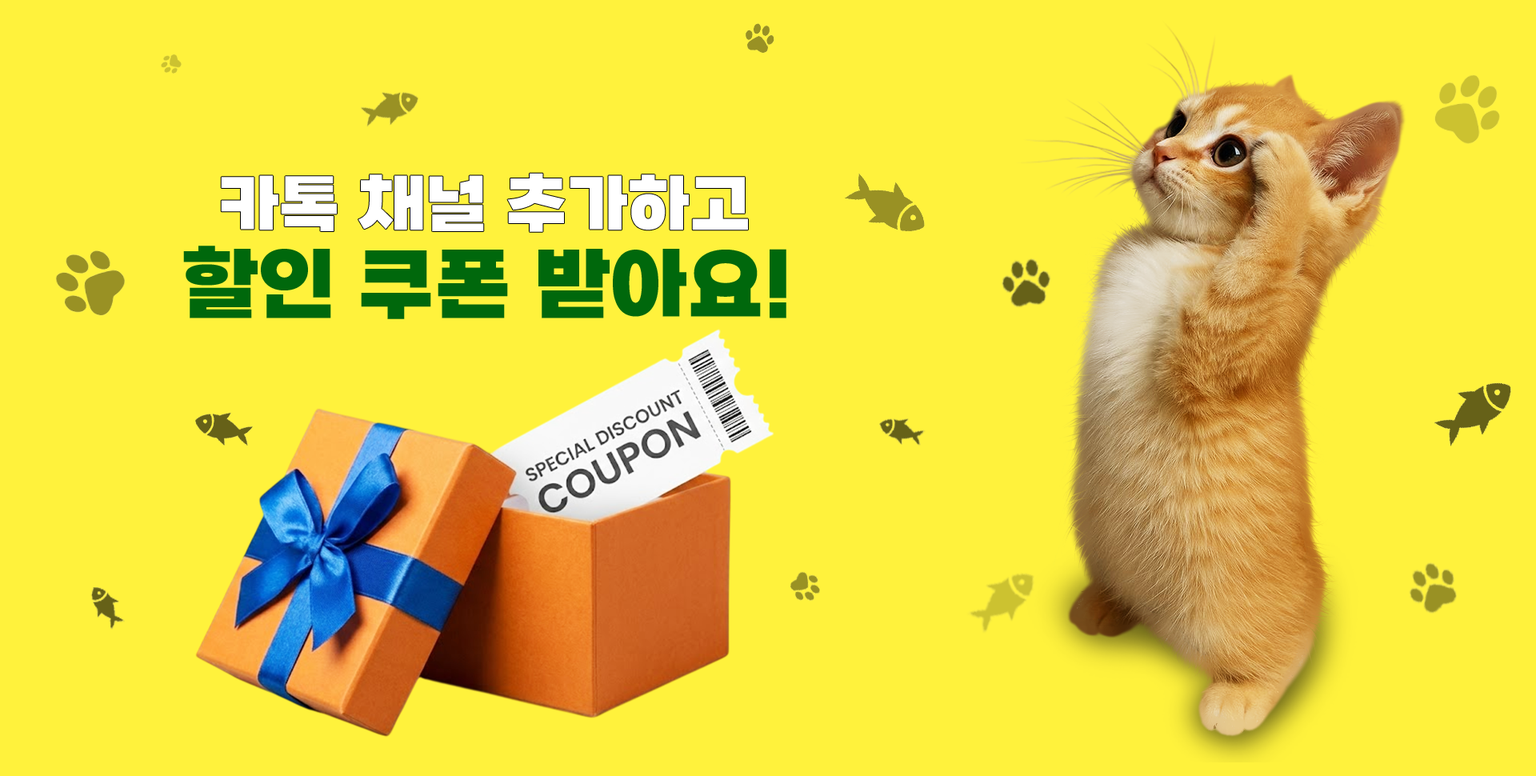
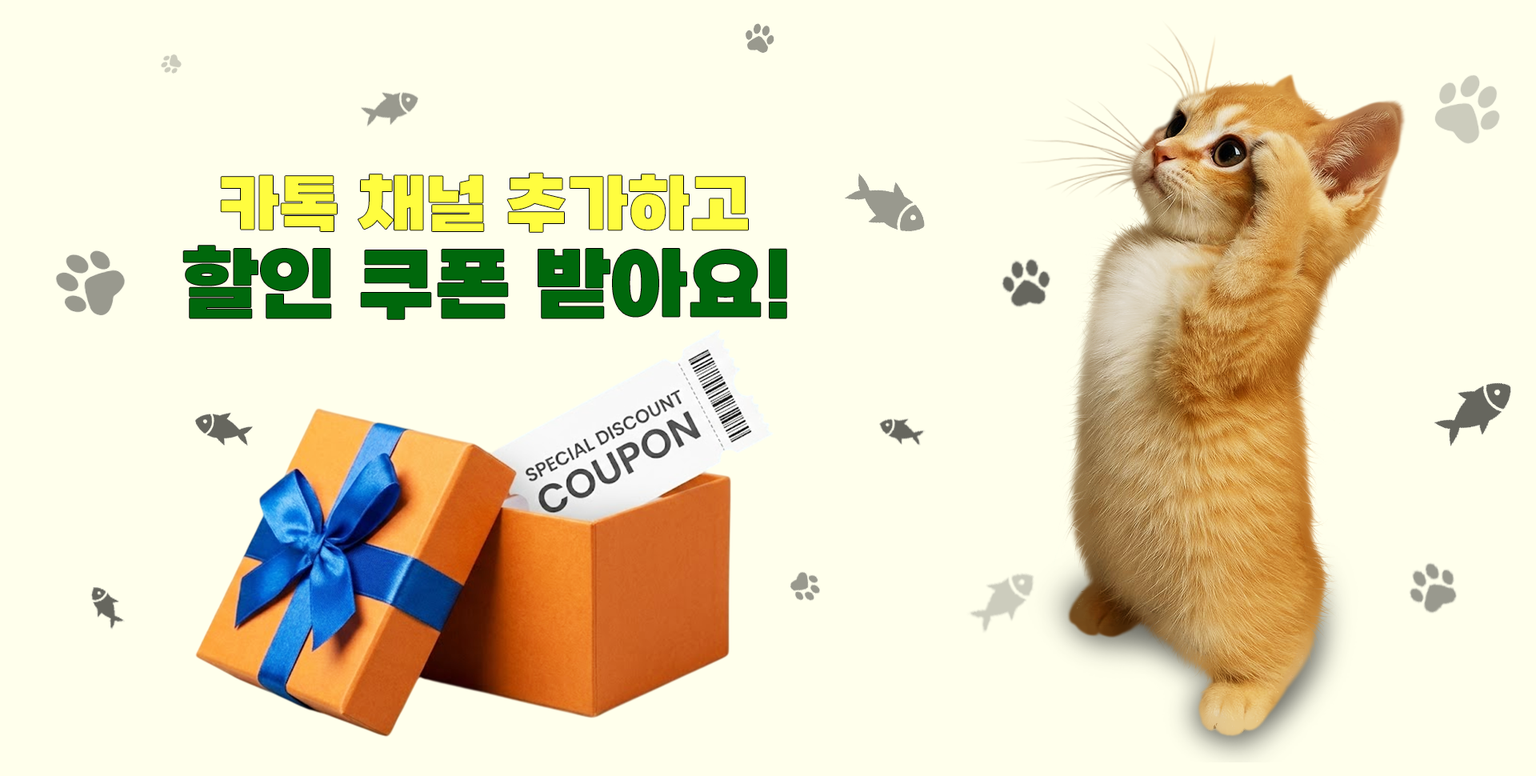
Revision of a layered 1536x776 image; what changed, layer by layer:
painted on "카톡 채널 추가하고" over (220, 172, 748, 232)
painted on "Background copy" over (0, 0, 1536, 776)
